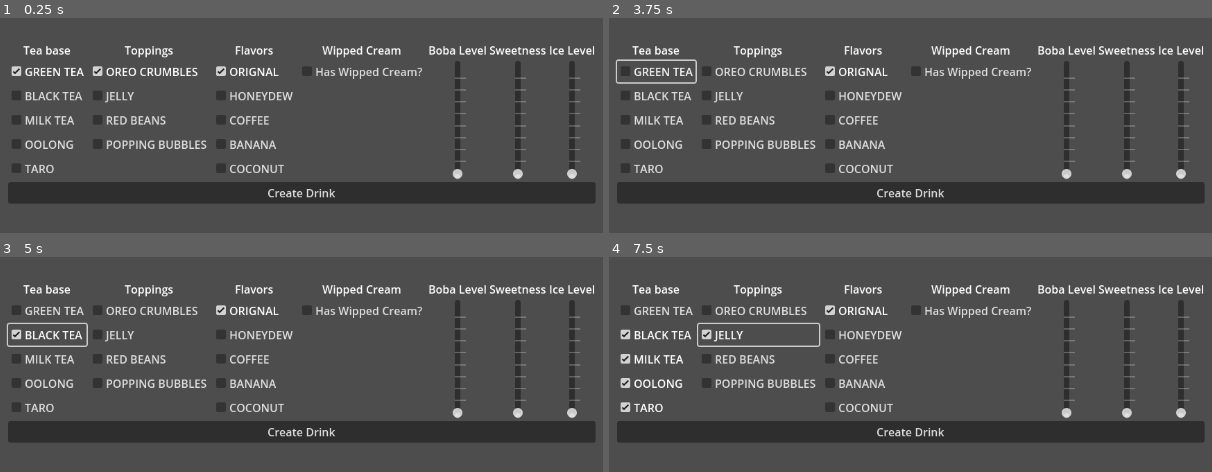
Above: before the commit, frames 1-4 (two rows, left to right).
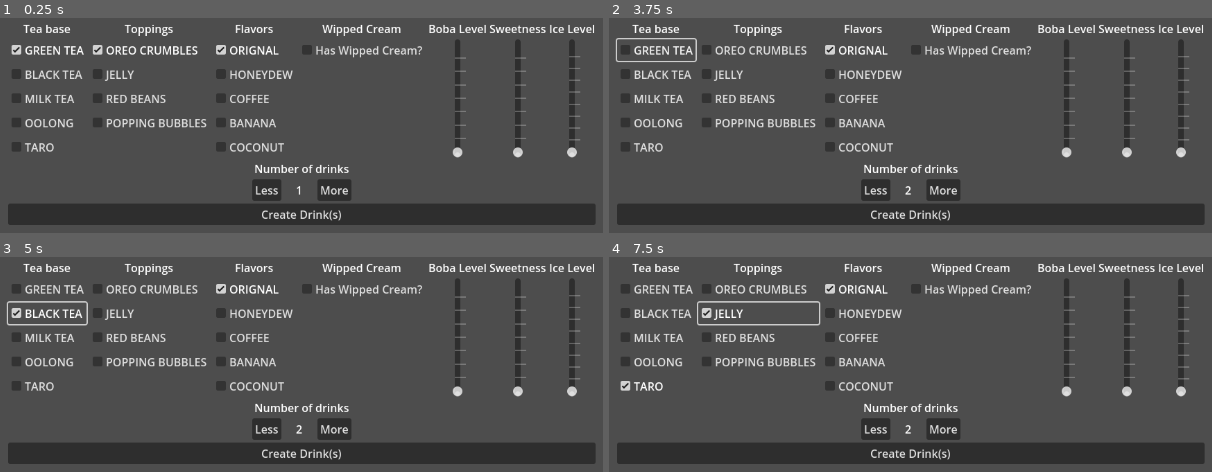
Above: after the commit, the same moments.

Repository: Kamjam/Bobaeria-Cafe
Game: Godot game, scene res://Scenes/DrinkConstructorMenu.tscn
The game is run twice, just before and just after one commit, with the same random seed, the same clock (stepped at 60 frames per second) and the same inputs. This scene is started directly instead of the project's main scene.
Inputs (mouse positions are in pixels of both pictures, inside the frame that each line leads up to):
- Up to frame 1 (0.25 s): no input
- Up to frame 2 (3.75 s): click "OREO CRUMBLES" at 0.5 s; click "Create Drink" (after the commit: "Create Drink(s)") at 1.25 s; click (874, 190) at 2 s, where only the run after the commit has a clickable "Less"; click "Create Drink" (after the commit: "More") at 2.75 s; click "GREEN TEA" at 3.5 s
- Up to frame 3 (5 s): click "BLACK TEA" at 4.25 s
- Up to frame 4 (7.5 s): click "MILK TEA" at 5 s; click "OOLONG" at 5.75 s; click "TARO" at 6.5 s; click "JELLY" at 7.25 s

The runs differ from the first frame. In frame 1, 28% of the frame differs, in the area x 1-99%, y 3-97%; in frame 2, 29%; in frame 3, 29%; in frame 4, 29%.
Error before the commit: Parse Error: Expected identifier after "." for attribute access. (res://UI/DrinkConstructorMenu/Scripts/radio_buttons_controller.gd:6)

Commit message:
Added drink count to drink constructor and UI
-added drink count to drink constructor class
-more than one drink can be made at once now.
-added buttons to UI to increase and decrease drink count
-changed UI sliders' min value to 1
-changed UI sliders max value to 9

Diff:
--- a/bobaeria-cafe/Boba/scripts/drink/drink_constructor.gd
+++ b/bobaeria-cafe/Boba/scripts/drink/drink_constructor.gd
@@ -9,6 +9,8 @@
 @export var sweetness: int
 @export var teabase: Teabase.Base
 @export var whipped_cream: bool
+
+@export var _number_of_drinks_to_construct: int = 1
 
 @export var _test_boba: bool:
 	set(value):
@@ -45,6 +47,9 @@
 func set_whipped_cream(has_cream: bool):
 	whipped_cream = has_cream
 
+func update_drink_count(updated_drink_count: int):
+	_number_of_drinks_to_construct = updated_drink_count
+
 func construct_drink():
 
 	if _is_on_cooldown == false:
@@ -64,19 +69,19 @@
 		#waits for cooldown to finish befor emiting drink signal
 		await _set_cooldown()
 
-		drink_created.emit(created_drink)
+		for int in _number_of_drinks_to_construct:
+			drink_created.emit(created_drink)
 
-		print(teabase)
-		print(boba_level)
-		print(flavor)
-		print(topping)
-		print(sweetness)
-		print(ice_level)
-		print(whipped_cream)
-		print()
+			print(created_drink.teaBase)
+			print(created_drink.bubbleLevel)
+			print(created_drink.flavor)
+			print(created_drink.topping)
+			print(created_drink.sweetness)
+			print(created_drink.iceLevel)
+			print(created_drink.hasWhippedCream)
+			print()
 
 		#drink.new(boba, flavor, ice_level, topping, sweetness, teabase, whipped_cream)
-
 
 #enables _is_on_cooldown and disables it after the timer finishes
 func _set_cooldown():
--- a/bobaeria-cafe/JoeFolder/student.tscn
+++ b/bobaeria-cafe/JoeFolder/student.tscn
@@ -32,7 +32,7 @@
 use_3d_avoidance = true
 
 [node name="BubblePos" type="Node3D" parent="."]
-transform = Transform3D(1, 0, 0, 0, 1, 0, 0, 0, 1, 0, 3, 0.5)
+transform = Transform3D(1, 0, 0, 0, 1, 0, 0, 0, 1, 0, 1.5, 0.5)
 
 [node name="Sprite3D" type="Sprite3D" parent="."]
 transform = Transform3D(2, 0, 0, 0, 2, 0, 0, 0, 2, 0, 0.439871, 0)
--- a/bobaeria-cafe/Scenes/DrinkConstructorMenu.tscn
+++ b/bobaeria-cafe/Scenes/DrinkConstructorMenu.tscn
@@ -10,6 +10,7 @@
 [ext_resource type="Script" path="res://UI/DrinkConstructorMenu/Scripts/sweetness_level_setter_slider.gd" id="6_j6f1i"]
 [ext_resource type="Script" path="res://UI/DrinkConstructorMenu/Scripts/ice_level_setter_slider.gd" id="7_ug3ot"]
 [ext_resource type="Script" path="res://UI/DrinkConstructorMenu/Scripts/create_drink_button.gd" id="9_2j1gy"]
+[ext_resource type="Script" path="res://UI/DrinkConstructorMenu/Scripts/drink_counter_controller.gd" id="10_6jbcc"]
 
 [node name="Control" type="Control"]
 layout_mode = 3
@@ -19,6 +20,8 @@
 grow_horizontal = 2
 grow_vertical = 2
 script = ExtResource("1_jnf6v")
+_number_of_drinks_to_construct = null
+_cooldown_timer = 2.0
 
 [node name="VBoxContainer" type="VBoxContainer" parent="."]
 layout_mode = 1
@@ -94,7 +97,7 @@
 horizontal_alignment = 1
 vertical_alignment = 1
 
-[node name="OREO CRUMBLES" type="CheckBox" parent="VBoxContainer/HBoxContainer2/ToppingsRadioButtonControler2" node_paths=PackedStringArray("_drink_constructor")]
+[node name="COOKIE CRUMBLE" type="CheckBox" parent="VBoxContainer/HBoxContainer2/ToppingsRadioButtonControler2" node_paths=PackedStringArray("_drink_constructor")]
 layout_mode = 2
 button_pressed = true
 text = "OREO CRUMBLES"
@@ -196,9 +199,11 @@
 layout_mode = 2
 size_flags_horizontal = 1
 size_flags_vertical = 3
-max_value = 10.0
+min_value = 1.0
+max_value = 9.0
+value = 1.0
 rounded = true
-tick_count = 10
+tick_count = 9
 script = ExtResource("5_kg0th")
 _drink_constructor = NodePath("../../../..")
 
@@ -216,9 +221,11 @@
 layout_mode = 2
 size_flags_horizontal = 1
 size_flags_vertical = 3
-max_value = 10.0
+min_value = 1.0
+max_value = 9.0
+value = 1.0
 rounded = true
-tick_count = 10
+tick_count = 9
 script = ExtResource("6_j6f1i")
 _drink_constructor = NodePath("../../../..")
 
@@ -236,15 +243,47 @@
 layout_mode = 2
 size_flags_horizontal = 1
 size_flags_vertical = 3
+min_value = 1.0
 max_value = 10.0
+value = 1.0
 rounded = true
 tick_count = 10
 script = ExtResource("7_ug3ot")
 _drink_constructor = NodePath("../../../..")
 
+[node name="Label" type="Label" parent="VBoxContainer"]
+layout_mode = 2
+text = "Number of drinks"
+horizontal_alignment = 1
+
+[node name="DrinkCounterController" type="HBoxContainer" parent="VBoxContainer" node_paths=PackedStringArray("_drink_constructor", "_counter_label", "_less_button", "_more_button")]
+layout_mode = 2
+size_flags_horizontal = 4
+size_flags_vertical = 4
+theme_override_constants/separation = 21
+script = ExtResource("10_6jbcc")
+_drink_constructor = NodePath("../..")
+_counter_label = NodePath("Label")
+_less_button = NodePath("Button2")
+_more_button = NodePath("Button")
+
+[node name="Button2" type="Button" parent="VBoxContainer/DrinkCounterController"]
+layout_mode = 2
+size_flags_horizontal = 3
+size_flags_stretch_ratio = 0.0
+text = "Less"
+
+[node name="Label" type="Label" parent="VBoxContainer/DrinkCounterController"]
+layout_mode = 2
+text = "1"
+
+[node name="Button" type="Button" parent="VBoxContainer/DrinkCounterController"]
+layout_mode = 2
+text = "More"
+
 [node name="Button" type="Button" parent="VBoxContainer" node_paths=PackedStringArray("_drink_constructor")]
 layout_mode = 2
-text = "Create Drink
+text = "Create Drink(s)
 "
 script = ExtResource("9_2j1gy")
 _drink_constructor = NodePath("../..")
@@ -259,8 +298,8 @@
 [connection signal="toggled" from="VBoxContainer/HBoxContainer2/TeaBaseRadioButtonControler/OOLONG" to="VBoxContainer/HBoxContainer2/TeaBaseRadioButtonControler" method="on_radio_button_toggeled" binds= [&"OOLONG"]]
 [connection signal="toggled" from="VBoxContainer/HBoxContainer2/TeaBaseRadioButtonControler/TARO" to="VBoxContainer/HBoxContainer2/TeaBaseRadioButtonControler/TARO" method="_on_button_toggled"]
 [connection signal="toggled" from="VBoxContainer/HBoxContainer2/TeaBaseRadioButtonControler/TARO" to="VBoxContainer/HBoxContainer2/TeaBaseRadioButtonControler" method="on_radio_button_toggeled" binds= [&"TARO"]]
-[connection signal="toggled" from="VBoxContainer/HBoxContainer2/ToppingsRadioButtonControler2/OREO CRUMBLES" to="VBoxContainer/HBoxContainer2/ToppingsRadioButtonControler2/OREO CRUMBLES" method="_on_button_toggled"]
-[connection signal="toggled" from="VBoxContainer/HBoxContainer2/ToppingsRadioButtonControler2/OREO CRUMBLES" to="VBoxContainer/HBoxContainer2/ToppingsRadioButtonControler2" method="on_radio_button_toggeled" binds= [&"OREO CRUMBLES"]]
+[connection signal="toggled" from="VBoxContainer/HBoxContainer2/ToppingsRadioButtonControler2/COOKIE CRUMBLE" to="VBoxContainer/HBoxContainer2/ToppingsRadioButtonControler2/COOKIE CRUMBLE" method="_on_button_toggled"]
+[connection signal="toggled" from="VBoxContainer/HBoxContainer2/ToppingsRadioButtonControler2/COOKIE CRUMBLE" to="VBoxContainer/HBoxContainer2/ToppingsRadioButtonControler2" method="on_radio_button_toggeled" binds= [&"COOKIE CRUMBLE"]]
 [connection signal="toggled" from="VBoxContainer/HBoxContainer2/ToppingsRadioButtonControler2/JELLY" to="VBoxContainer/HBoxContainer2/ToppingsRadioButtonControler2/JELLY" method="_on_button_toggled"]
 [connection signal="toggled" from="VBoxContainer/HBoxContainer2/ToppingsRadioButtonControler2/JELLY" to="VBoxContainer/HBoxContainer2/ToppingsRadioButtonControler2" method="on_radio_button_toggeled" binds= [&"JELLY"]]
 [connection signal="toggled" from="VBoxContainer/HBoxContainer2/ToppingsRadioButtonControler2/RED BEANS" to="VBoxContainer/HBoxContainer2/ToppingsRadioButtonControler2/RED BEANS" method="_on_button_toggled"]
--- a/bobaeria-cafe/UI/DrinkConstructorMenu/Scripts/create_drink_button.gd
+++ b/bobaeria-cafe/UI/DrinkConstructorMenu/Scripts/create_drink_button.gd
@@ -10,4 +10,5 @@
 		Create_drink.connect(_drink_constructor.construct_drink)
 
 func _on_button_down() -> void:
+
 	Create_drink.emit()
--- /dev/null
+++ b/bobaeria-cafe/UI/DrinkConstructorMenu/Scripts/drink_counter_controller.gd
@@ -0,0 +1,39 @@
+class_name DrinkCounterController
+extends Node
+
+var _drink_counter: int = 1
+
+@export var _drink_constructor: DrinkConstructor
+
+@export var _counter_label: Label
+
+@export var _less_button: Button
+
+@export var _more_button: Button
+
+signal DrinkCountUpdated(drink_count: int)
+
+func _ready() -> void:
+
+	if _drink_constructor != null:
+		DrinkCountUpdated.connect(_drink_constructor.update_drink_count)
+
+	_update_drink_counter()
+	_less_button.button_down.connect(_decrease_drink_count)
+	_more_button.button_down.connect(_increase_drink_count)
+
+func _increase_drink_count():
+
+	_drink_counter += 1
+	_update_drink_counter()
+
+func _decrease_drink_count():
+
+	if _drink_counter > 1:
+		_drink_counter -= 1
+		_update_drink_counter()
+
+func _update_drink_counter():
+
+	_counter_label.text = str(_drink_counter)
+	DrinkCountUpdated.emit(_drink_counter)
--- a/bobaeria-cafe/UI/DrinkConstructorMenu/Scripts/radio_buttons_controller.gd
+++ b/bobaeria-cafe/UI/DrinkConstructorMenu/Scripts/radio_buttons_controller.gd
@@ -1,9 +1,5 @@
 extends Node
 
-func _ready() -> void:
-	for child in self.get_children():
-		if (child is CheckBox):
-			child.
 #toggles button on and off based on connected checkbox.toggled signals
 #added button name to connected checkbox.toggled signals
 #the signal needs to be updated if the button's name is changed
--- a/bobaeria-cafe/test_drink_constructor.tscn
+++ b/bobaeria-cafe/test_drink_constructor.tscn
@@ -5,4 +5,5 @@
 [node name="Node3D" type="Node3D"]
 script = ExtResource("1_jknv7")
 boba_level = null
+_number_of_drinks_to_construct = null
 _cooldown_timer = 2.0
Not shown: 1 places in bobaeria-cafe/Scenes/DrinkConstructorMenu.tscn that only renumber resources
